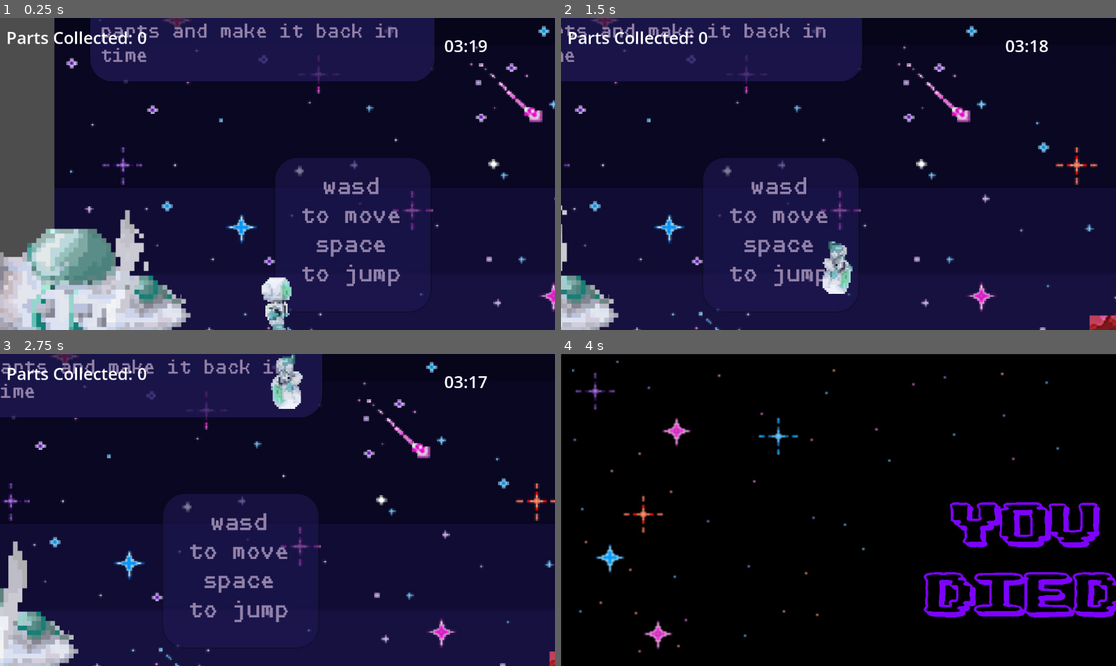
Above: before the commit, frames 1-4 (two rows, left to right).
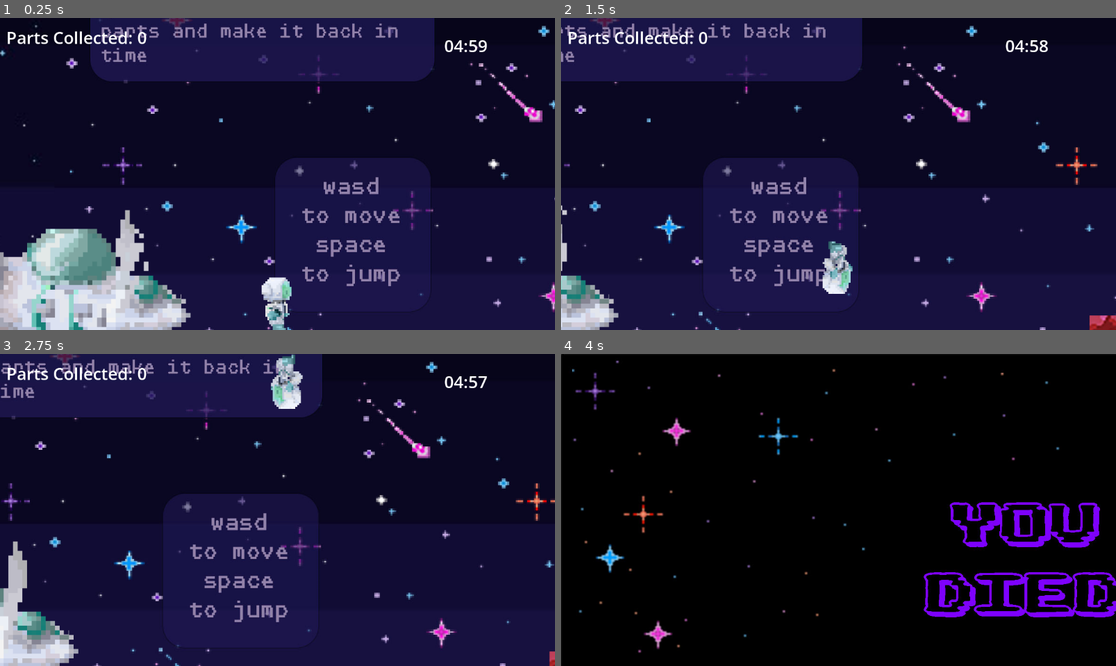
Above: after the commit, the same moments.

Repository: mustard221/GamesNow
Game: Godot game, scene res://Moving.tscn
Two runs of this game, one before a commit and one after it. Both use one fixed random seed, a clock stepped at 60 frames per second and the inputs below. This scene is started directly instead of the project's main scene.
Inputs:
- Up to frame 1 (0.25 s): no input
- Up to frame 2 (1.5 s): hold D (RIGHT) from 0.53 s (still down); tap Space (JUMP) at 0.6, 0.77, 1.07 s; tap Q (SWITCH) at 1.35 s
- Up to frame 3 (2.75 s): tap Space (JUMP) at 1.52, 1.55, 1.82, 2.1 s; release D (RIGHT) at 2.03 s; hold A (LEFT) from 2.03 s (still down)
- Up to frame 4 (4 s): release A (LEFT) at 2.78 s; hold D (RIGHT) from 2.78 s (still down); tap Q (SWITCH) at 2.85 s; tap Space (JUMP) at 3.02, 3.05, 3.32, 3.6, 3.77 s; tap Enter at 3.5 s

The runs differ from the first frame. In frame 1, 7.1% of the frame differs, in the area x 0-86%, y 0-77%; in frame 2, less than 0.1%; in frame 3, less than 0.1%; in frame 4, nothing differs.

Commit message:
Full game godot file

Diff:
--- a/gamejammovementtest1/Moving.tscn
+++ b/gamejammovementtest1/Moving.tscn
@@ -1,6 +1,7 @@
-[gd_scene load_steps=102 format=3 uid="uid://bx2jtl4f3npd2"]
+[gd_scene load_steps=104 format=3 uid="uid://bx2jtl4f3npd2"]
 
 [ext_resource type="Script" path="res://Scripts/Player.gd" id="1_eoixu"]
+[ext_resource type="Texture2D" uid="uid://dk4q2ri2uyj5g" path="res://Background/GG_SpaceBackground.jpg" id="1_fge4f"]
 [ext_resource type="AudioStream" uid="uid://dmsbkcwgce3v6" path="res://Audio/GG_GameplayMusic.wav" id="2_5am3c"]
 [ext_resource type="Texture2D" uid="uid://dq1rvhf11lls0" path="res://Background/level2.jpg" id="2_c3ph7"]
 [ext_resource type="Texture2D" uid="uid://dgm188857jj4e" path="res://Alien Turn1.png" id="2_x28r7"]
@@ -81,6 +82,7 @@
 [ext_resource type="Texture2D" uid="uid://y0iq16w0rkuy" path="res://SpaceShip/SpaceshipCrashSmoke34.png" id="72_upxn1"]
 [ext_resource type="Texture2D" uid="uid://bbb4mouxajnvc" path="res://SpaceShip/SpaceshipCrashSmoke35.png" id="73_205ks"]
 [ext_resource type="Texture2D" uid="uid://cch1ab2hs8lxp" path="res://SpaceShip/SpaceshipCrashSmoke36.png" id="74_pfafg"]
+[ext_resource type="AudioStream" uid="uid://dg1jnwoum083y" path="res://Audio/jump(1).wav" id="78_dyrqm"]
 [ext_resource type="AudioStream" uid="uid://dwoya0hh88nri" path="res://Audio/pickup.wav" id="78_prtjf"]
 
 [sub_resource type="RectangleShape2D" id="RectangleShape2D_5jam1"]
@@ -546,6 +548,11 @@
 [node name="Node2D" type="Node2D"]
 position = Vector2(50, -36)
 
+[node name="GgSpaceBackground" type="Sprite2D" parent="."]
+position = Vector2(-1788, 375)
+scale = Vector2(3.6, 3.6)
+texture = ExtResource("1_fge4f")
+
 [node name="Level1" type="TextureRect" parent="."]
 offset_left = -904.0
 offset_top = -163.0
@@ -582,6 +589,11 @@
 offset_bottom = 915.0
 texture = ExtResource("5_uxat3")
 
+[node name="GgSpaceBackground2" type="Sprite2D" parent="."]
+position = Vector2(28033, 374)
+scale = Vector2(3.6, 3.6)
+texture = ExtResource("1_fge4f")
+
 [node name="WinZone" type="Area2D" parent="."]
 position = Vector2(-706, 692)
 scale = Vector2(8.2933, 4.14698)
@@ -601,7 +613,7 @@
 script = ExtResource("6_umr42")
 
 [node name="Timer" type="Timer" parent="Camera2D/HUD"]
-wait_time = 200.0
+wait_time = 300.0
 
 [node name="timer" type="Label" parent="Camera2D/HUD"]
 offset_left = 922.0
@@ -648,8 +660,8 @@
 position = Vector2(-681, 647)
 
 [node name="CollisionShape2D" type="CollisionShape2D" parent="Wall"]
-position = Vector2(0, 35.5)
-scale = Vector2(8.44, 3.72)
+position = Vector2(0, 34.7)
+scale = Vector2(8.44, 3.6)
 shape = SubResource("RectangleShape2D_hb3ns")
 
 [node name="Player" type="CharacterBody2D" parent="."]
@@ -688,6 +700,9 @@
 position = Vector2(213.5, -366)
 scale = Vector2(0.5, 0.5)
 stream = ExtResource("2_5am3c")
+
+[node name="JumpAudio" type="AudioStreamPlayer2D" parent="Player"]
+stream = ExtResource("78_dyrqm")
 
 [node name="item1" type="Area2D" parent="." groups=["parts"]]
 position = Vector2(4744, 347)
@@ -1182,6 +1197,23 @@
 position = Vector2(0.425155, -2.58621)
 scale = Vector2(5.09788, -1.06893)
 shape = SubResource("RectangleShape2D_a326d")
+
+[node name="Ground_Collision48" type="StaticBody2D" parent="."]
+position = Vector2(-1978, 472)
+scale = Vector2(38.7612, -5.47798)
+
+[node name="CollisionShape2D" type="CollisionShape2D" parent="Ground_Collision48"]
+scale = Vector2(-1.01713, -13.5591)
+shape = SubResource("RectangleShape2D_yl2l3")
+
+[node name="Ground_Collision49" type="StaticBody2D" parent="."]
+position = Vector2(27835.2, 583.375)
+scale = Vector2(38.7612, -5.47798)
+
+[node name="CollisionShape2D" type="CollisionShape2D" parent="Ground_Collision49"]
+position = Vector2(18.0295, 26.173)
+scale = Vector2(-1.01713, -13.5591)
+shape = SubResource("RectangleShape2D_yl2l3")
 
 [connection signal="body_entered" from="WinZone" to="WinZone" method="_on_body_entered"]
 [connection signal="body_entered" from="item1" to="Player" method="_on_item_1_body_entered"]
--- a/gamejammovementtest1/Scripts/Player.gd
+++ b/gamejammovementtest1/Scripts/Player.gd
@@ -8,6 +8,7 @@
 @onready var anim = get_node("AnimationPlayer")
 @onready var player_grab: AudioStreamPlayer2D = $PlayerGrab
 @onready var game_music: AudioStreamPlayer2D = $GameMusic
+@onready var jump_audio: AudioStreamPlayer2D = $JumpAudio
 
 
 
@@ -74,9 +75,11 @@
 	# Handle jump.
 	if Input.is_action_just_pressed("JUMP") and is_on_floor():
 		velocity.y = JUMP_VELOCITY
+		jump_audio.play()
 
 	elif Input.is_action_just_pressed("JUMP") and is_on_ceiling():
 		velocity.y = JUMP_VELOCITY*grav
+		jump_audio.play()
 
 	if velocity.y < 0:
 		anim.play("Jump")
--- a/gamejammovementtest1/Scripts/button_splash.gd
+++ b/gamejammovementtest1/Scripts/button_splash.gd
@@ -1,4 +1,6 @@
 extends Node2D
+
+@onready var start_button_audio: AudioStreamPlayer2D = $StartButtonAudio
 
 
 # Called when the node enters the scene tree for the first time.
@@ -12,6 +14,7 @@
 
 
 func _on_play_pressed() -> void:
+	start_button_audio.play()
 	get_tree().change_scene_to_file("res://Cutscene.tscn")
 
 
--- a/gamejammovementtest1/project.godot
+++ b/gamejammovementtest1/project.godot
@@ -10,7 +10,7 @@
 
 [application]
 
-config/name="GameJamMovementTest1"
+config/name="Project15_GroovyGravity"
 run/main_scene="res://splashscreen.tscn"
 config/features=PackedStringArray("4.3", "Forward Plus")
 
--- a/gamejammovementtest1/splashscreen.tscn
+++ b/gamejammovementtest1/splashscreen.tscn
@@ -6,6 +6,7 @@
 [ext_resource type="Texture2D" uid="uid://qq6ktt52jaev" path="res://start_button.png" id="3_m5cs7"]
 [ext_resource type="Texture2D" uid="uid://w3gcxr76n47m" path="res://quit_button.png" id="4_ywk5b"]
 [ext_resource type="AudioStream" uid="uid://c1nobw0c46tey" path="res://Audio/GG_StartScreenMusic.wav" id="6_s7qhh"]
+[ext_resource type="AudioStream" uid="uid://bat3g1md5g38r" path="res://Audio/startgame2.wav" id="6_tt1rh"]
 
 [sub_resource type="StyleBoxEmpty" id="StyleBoxEmpty_r7h75"]
 
@@ -45,6 +46,10 @@
 theme_override_styles/normal = SubResource("StyleBoxEmpty_vhosd")
 icon = ExtResource("4_ywk5b")
 
+[node name="StartButtonAudio" type="AudioStreamPlayer2D" parent="Node2D"]
+stream = ExtResource("6_tt1rh")
+volume_db = -10.0
+
 [node name="Music" type="AudioStreamPlayer2D" parent="."]
 stream = ExtResource("6_s7qhh")
 
Not shown, changed: gamejammovementtest1/Audio/GG_GameplayMusic.wav.import
Not shown, changed: gamejammovementtest1/Audio/GG_WinMusic.wav.import
Not shown, added: gamejammovementtest1/Audio/jump(1).wav.import
Not shown, added: gamejammovementtest1/Audio/startgame2.wav.import
Binary file added: gamejammovementtest1/Background/GG_SpaceBackground.jpg
Not shown, added: gamejammovementtest1/Background/GG_SpaceBackground.jpg.import
Not shown: 1 places in gamejammovementtest1/splashscreen.tscn that only renumber resources
Not shown, added: gamejammovementtest1/Audio/jump(1).wav
Not shown, added: gamejammovementtest1/Audio/startgame2.wav
